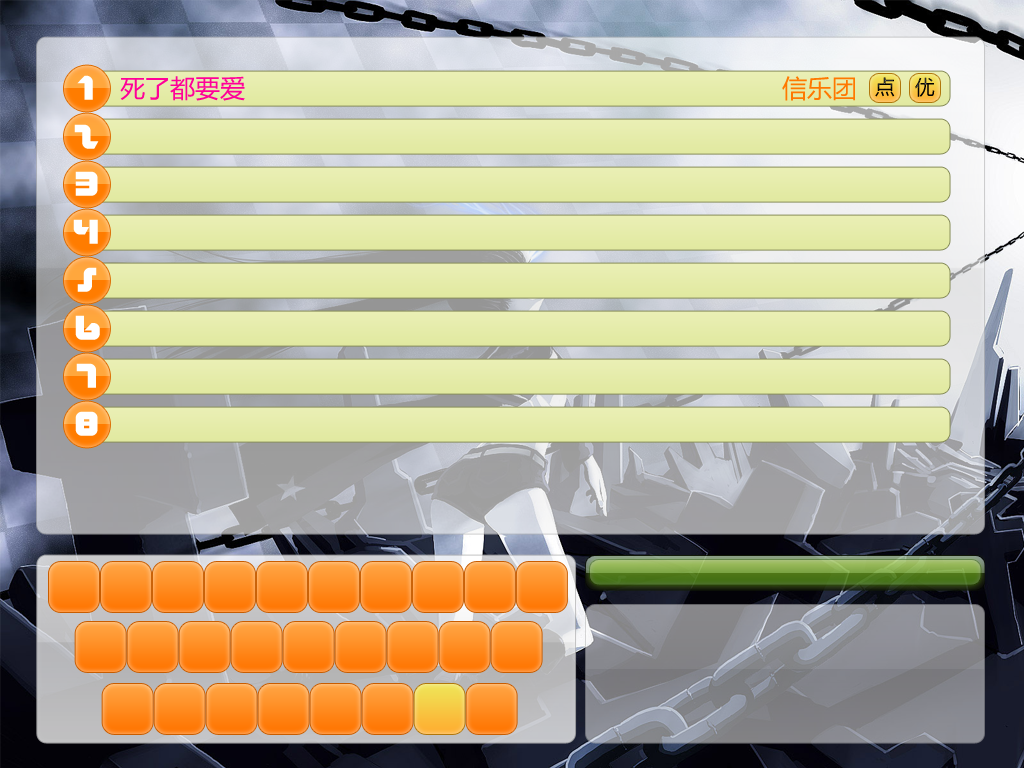
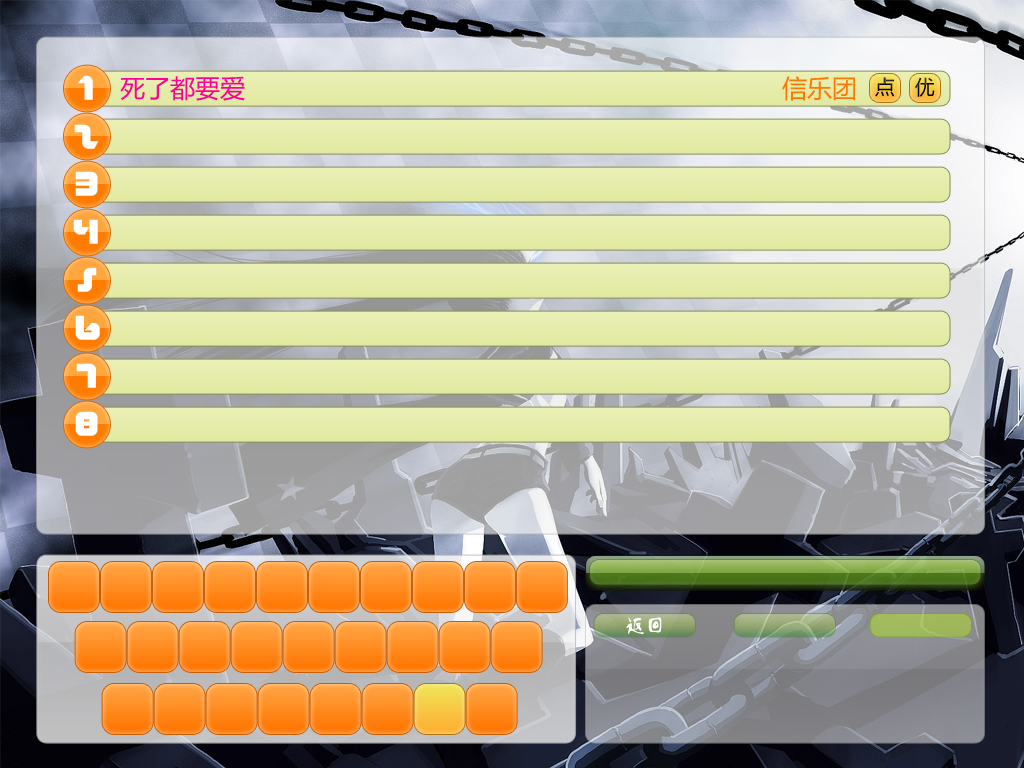
Layer changes from the first 1024px x 768px image to the second:
added layer "返回" above "形状 8 副本 2" over left=626, top=617, right=662, bottom=634
added layer "形状 8 副本 2" (53%) above "形状 8 副本" over left=869, top=613, right=972, bottom=638
added layer "形状 8 副本" (53%) above "形状 8" over left=733, top=613, right=836, bottom=638
added layer "形状 8" (53%) above "形状 7" over left=593, top=613, right=696, bottom=638
moved "形状 7" out of group "组 2" over left=593, top=613, right=972, bottom=638
